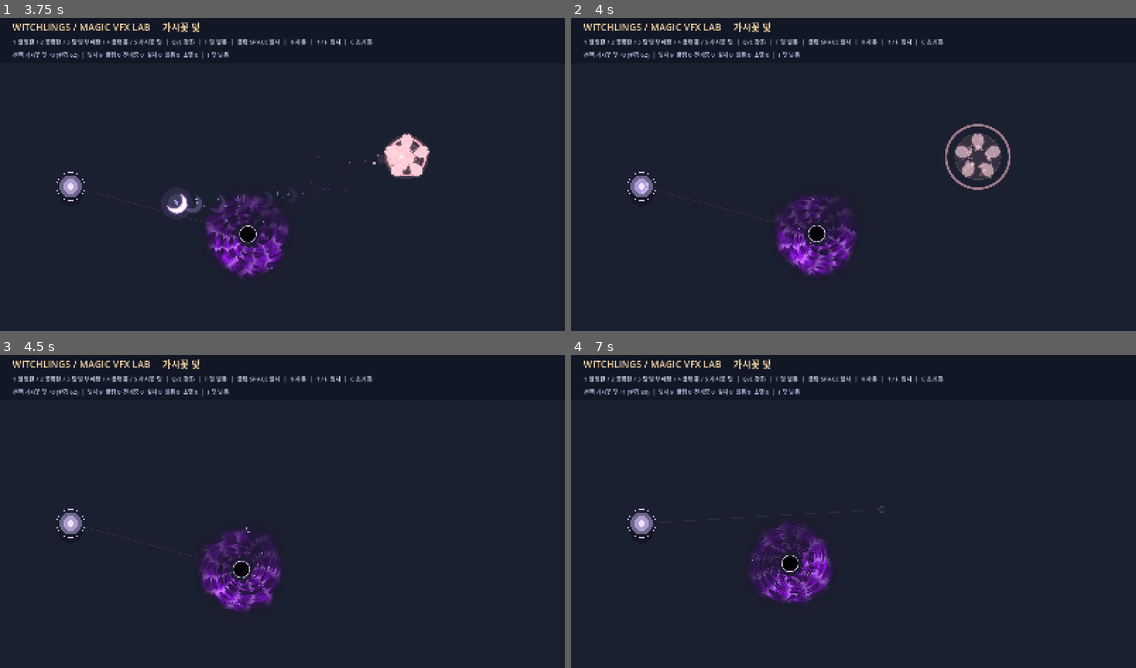
Above: before the commit, frames 1-4 (two rows, left to right).
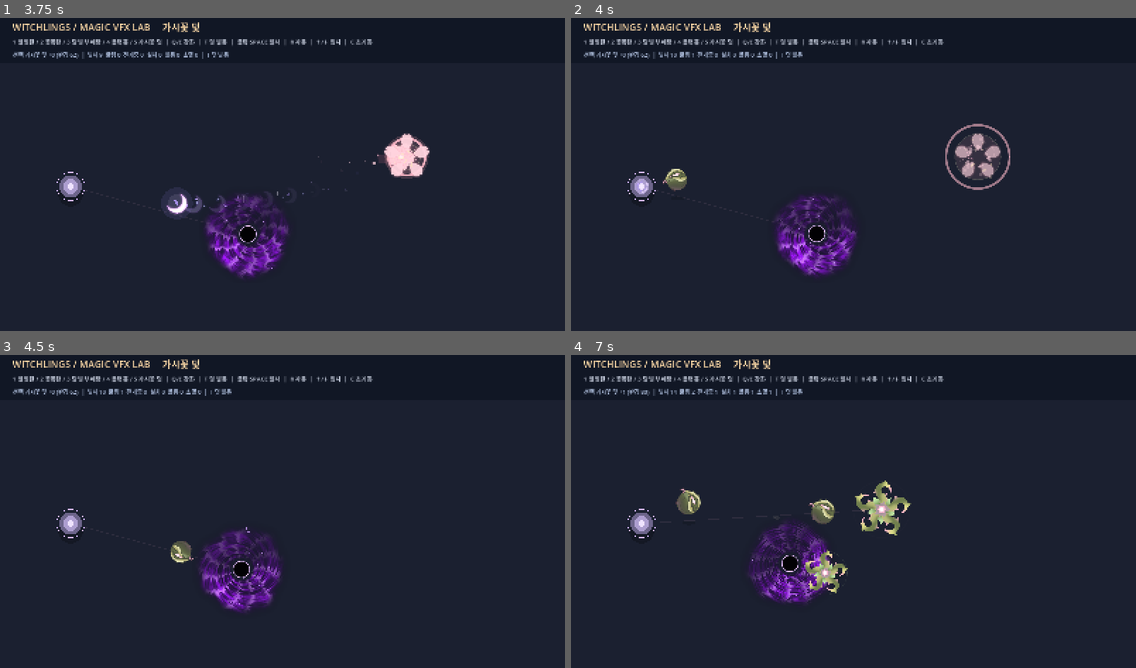
Above: after the commit, the same moments.

Repository: LittleEvasn/Test-Room
Game: Godot game, scene res://scenes/main.tscn
Two runs of this game, one before a commit and one after it. Both use one fixed random seed, a clock stepped at 60 frames per second and the inputs below.
Inputs (mouse positions are in pixels of both pictures, inside the frame that each line leads up to):
- Up to frame 1 (3.75 s): tap Enter at 0.5 s; move the mouse to (406, 155) at 0.52 s; hold Up 0.53-1.28 s; tap 1 at 0.6 s; click (406, 155) at 0.67 s; tap Space at 0.77, 1.52, 3.02 s; move the mouse to (169, 187) at 1.27 s; hold Down 1.28-2.03 s; tap 2 at 1.35 s; move the mouse to (339, 102) at 2.02 s; hold Up 2.03-3.53 s; tap 3 at 2.1 s; move the mouse to (254, 237) at 2.77 s; tap 4 at 2.85 s; click (254, 237) at 2.92 s; move the mouse to (452, 221) at 3.52 s; hold Down from 3.53 s (still down); tap 5 at 3.6 s
- Up to frame 2 (4 s): keep holding Down; tap Space at 3.77 s
- Up to frame 3 (4.5 s): keep holding Down; move the mouse to (113, 461) at 4.27 s; tap Q at 4.35 s
- Up to frame 4 (7 s): tap Space at 4.52, 6.02, 6.77 s; move the mouse to (881, 508) at 5.02 s; tap E at 5.1 s; click (881, 508) at 5.17 s; move the mouse to (768, 430) at 5.77 s; release Down at 5.78 s; hold Up from 5.78 s (still down); tap T at 5.85 s; move the mouse to (977, 492) at 6.52 s; tap R at 6.6 s

Frame 1 is identical in both runs. In frame 2, 0.5% of the frame differs, in the area x 16-41%, y 10-56%; in frame 3, 0.5%; in frame 4, 2.0%, in the area x 17-61%, y 10-77%.
Error before the commit: Parse Error: Too few arguments for "draw_set_transform()" call. Expected at least 1 but received 0. (res://scripts/thorn_trap.gd:150)

Commit message:
Fix Godot 4.6 draw_set_transform reset calls in thorn trap VFX

Diff:
--- a/scripts/thorn_trap.gd
+++ b/scripts/thorn_trap.gd
@@ -147,15 +147,15 @@
 func _paint_part(texture: Texture2D, angle: float, size: float, alpha: float, shift: Vector2 = Vector2.ZERO) -> void:
     draw_set_transform(shift, angle, Vector2.ONE * size)
     draw_texture(texture, -TEX_CENTER, Color(1.0, 1.0, 1.0, clampf(alpha, 0.0, 1.0)))
-    draw_set_transform()
+    draw_set_transform(Vector2.ZERO, 0.0, Vector2.ONE)
 
 func _draw_seed() -> void:
     draw_set_transform(Vector2(0.0, 6.0), 0.0, Vector2(1.0, 0.30))
     draw_circle(Vector2.ZERO, 18.0 + seed_height * 0.045, Color(0.03, 0.06, 0.08, 0.27))
-    draw_set_transform()
+    draw_set_transform(Vector2.ZERO, 0.0, Vector2.ONE)
     _paint_part(SEED_TEXTURE, seed_angle, _seed_scale(), 1.0, Vector2(0.0, -seed_height))
 
-func _draw_parts(unfold: float, alpha: float, snap := 0.0) -> void:
+func _draw_parts(unfold: float, alpha: float, snap: float = 0.0) -> void:
     var extent := _art_scale()
     # Original stem & leaf share the finished image's 512x512 origin.
     for i in LIMBS:
@@ -180,7 +180,7 @@
 func _draw_armed(alpha: float = 1.0, size_fraction: float = 1.0) -> void:
     draw_set_transform(Vector2(0.0, 7.0), 0.0, Vector2(1.0, 0.33))
     draw_circle(Vector2.ZERO, trap_radius() * 0.9 * size_fraction, Color(0.04, 0.09, 0.06, 0.16 * alpha))
-    draw_set_transform()
+    draw_set_transform(Vector2.ZERO, 0.0, Vector2.ONE)
     _paint_part(FINAL_TEXTURE, 0.0, _art_scale() * size_fraction, alpha)
     draw_arc(Vector2.ZERO, trap_radius(), 0.0, TAU, 72,
         Color(0.77, 0.91, 0.67, 0.12 * alpha), 1.2, true)
